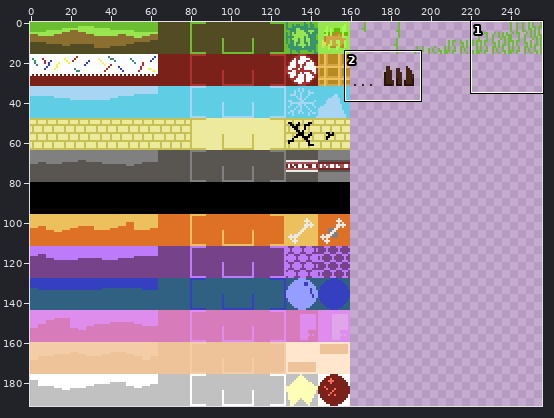
Sprite sheet -- assets/art/terrain.png. Above: a wide view before the commit, with the close-up outlined.
Close-up. Before:
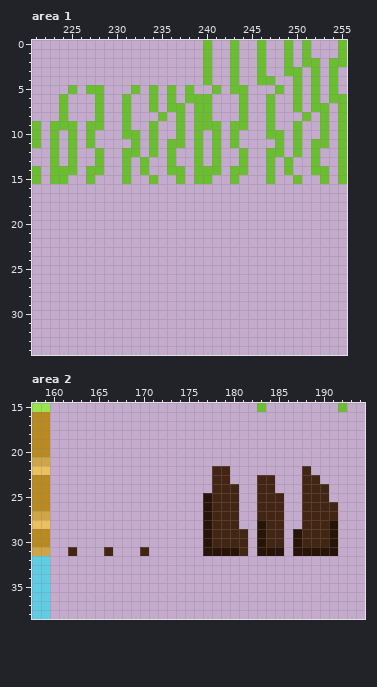
The file is 256x192 pixels. Shown: area 1: x 221..255, y 0..34; area 2: x 158..194, y 15..38.
New version:
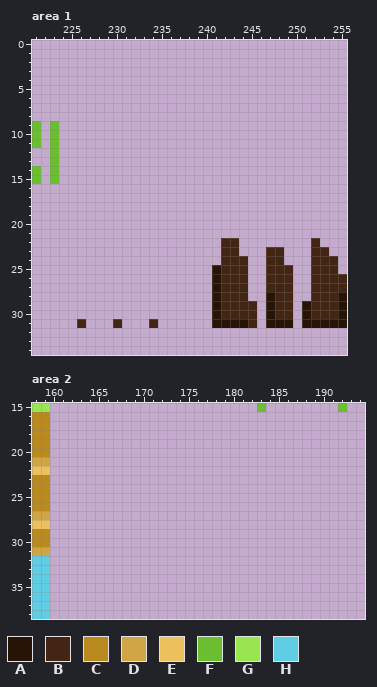
Palette (. is transparent): A #281406  B #422512  C #b98a1f  D #cfa546  E #ecc05d  F #6abe30  G #99e550  H #5fcde4
Edits made:
--- area 1
@@ x 221..255 @@
- 0 ...................F..F..F..F.F...F
- 1 ...................F..F..F..F.F...F
- 2 ...................F..F..F..F.FF.FF
- 3 ...................F..F..F..FF.F.F.
- 4 ...................F..F..FF..F.F.F.
- 5 ....F.FF...F.F.F.F..F.FF...F.F.F.F.
- 6 ...F...F..F..F.F.FFF...F..F..F.F.FF
- 7 ...F...F..F..F.FF.FF...F..F..F.FF.F
- 8 ...F...F..F...F.F.FF...F..F...F.F.F
- 9 F.FFF.FF..F..F..F.FFF.FF..F..F..F.F
-10 F.F.F.F...FF.F..F.F.F.F...FF.F..F.F
-11 F.F.F.F....F.F.FF.F.F.F....F.F.FF.F
-12 ..F.F..F..FF.F.F..F.F..F..FF.F.F..F
-13 ..F.F..F..F.F..F..F.F..F..F.F..F..F
-14 F.FFF.FF..F.F..FF.FFF.FF..F.F..FF.F
-15 F.FF..F...F..F..F.FF..F...F..F..F.F
+ 0 ...................................
+ 1 ...................................
+ 2 ...................................
+ 3 ...................................
+ 4 ...................................
+ 5 ...................................
+ 6 ...................................
+ 7 ...................................
+ 8 ...................................
+ 9 F.F................................
+10 F.F................................
+11 F.F................................
+12 ..F................................
+13 ..F................................
+14 F.F................................
+15 F.F................................
 16 ...................................
@@ x 221..255 @@
 21 ...................................
-22 ...................................
-23 ...................................
-24 ...................................
-25 ...................................
-26 ...................................
-27 ...................................
-28 ...................................
-29 ...................................
-30 ...................................
-31 ...................................
+22 .....................BB........B...
+23 .....................BB...BB...BB..
+24 .....................BBB..BB...BBB.
+25 ....................ABBB..BBB..BBB.
+26 ....................ABBB..BBB..BBBB
+27 ....................ABBB..BBB..BBBB
+28 ....................ABBB..ABB..BBBA
+29 ....................ABBBB.ABB.ABBBA
+30 ....................ABBBB.ABB.ABBBA
+31 .....B...B...B......AAAAB.AAA.AAAAA
 32 ...................................
--- area 2
@@ x 158..194 @@
 21 DD...................................
-22 EE..................BB........B......
-23 CC..................BB...BB...BB.....
-24 CC..................BBB..BB...BBB....
-25 CC.................ABBB..BBB..BBB....
-26 CC.................ABBB..BBB..BBBB...
-27 DD.................ABBB..BBB..BBBB...
-28 EE.................ABBB..ABB..BBBA...
-29 CC.................ABBBB.ABB.ABBBA...
-30 CC.................ABBBB.ABB.ABBBA...
-31 DD..B...B...B......AAAAB.AAA.AAAAA...
+22 EE...................................
+23 CC...................................
+24 CC...................................
+25 CC...................................
+26 CC...................................
+27 DD...................................
+28 EE...................................
+29 CC...................................
+30 CC...................................
+31 DD...................................
 32 HH...................................
Where, in picture pixels (left, top, right, bottom), the same in both close-ups:
erased: (59, 40, 347, 184)
added: (212, 238, 347, 328)
added: (77, 319, 86, 328)
added: (113, 319, 158, 328)
erased: (203, 466, 338, 556)
erased: (68, 547, 113, 556)
erased: (140, 547, 149, 556)
